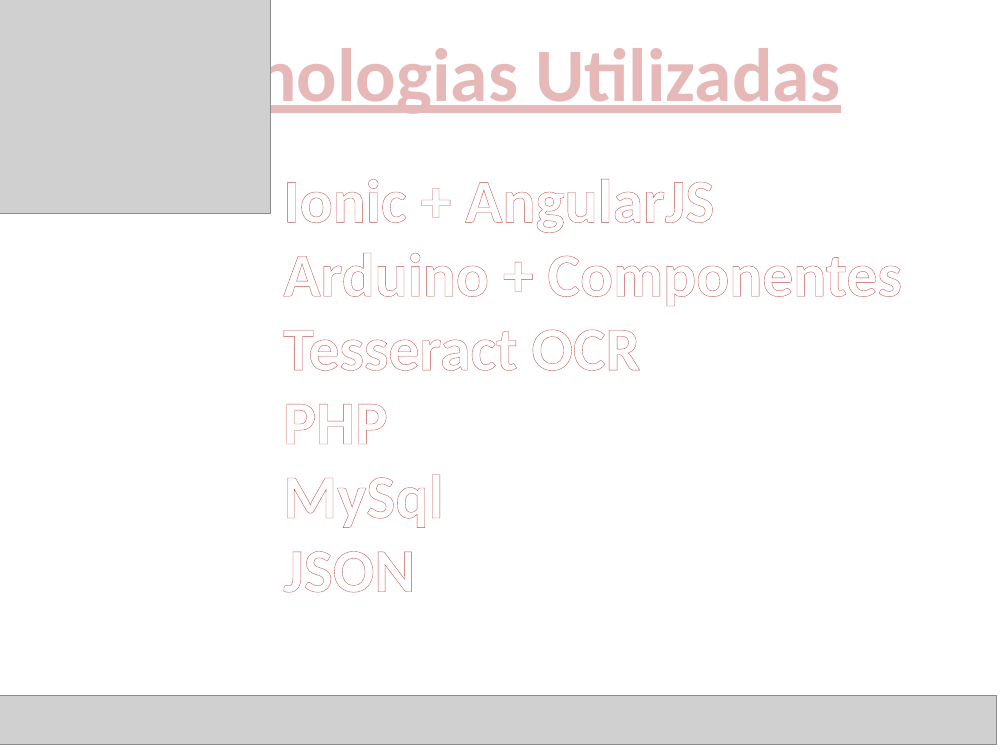
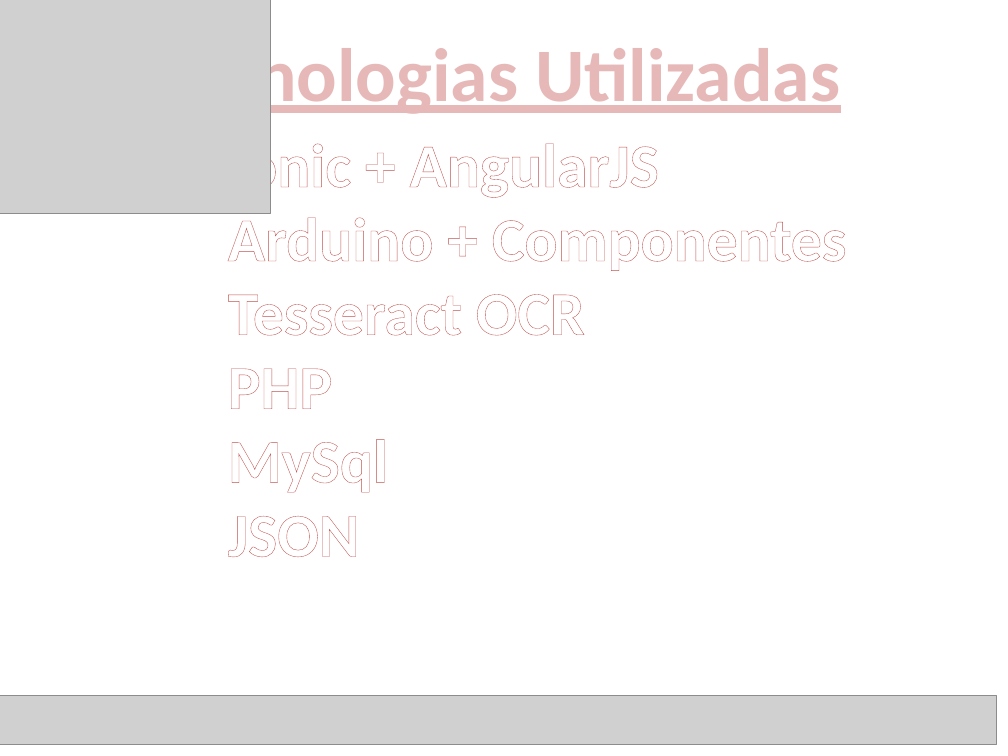
Before and after one commit to HenriqueLeal/Iniciacao, a slide deck: slide 6 of power point/Apresentação.pptx (slide 5 before the commit). Drawn at 1008x756 pixels with LibreOffice and Linux fonts; fonts in the diff are those of the drawing; grey boxes stand for pictures. Boxes give left, top, right and bottom in pixels: in the first picture for what was removed or moved away, otherwise in the second. Text is boxed around its words. In the diff, an @@ line names an element or a change of style, - is before the commit and + after.

```diff
--- a/power point/Apresentação.pptx
+++ b/power point/Apresentação.pptx
@@ text "Ionic + AngularJS" rewrapped from bbox=[283, 179, 901, 593] to bbox=[228, 135, 846, 557] @@
```
Also in this commit, not shown: 4 other slides changed, 5 slides added, 2 slides removed, 2 other files.
